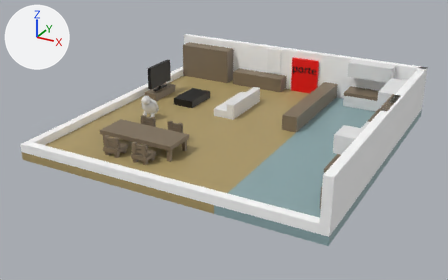
The FBX model assets_graph/Blockout_studio_v1.fbx: old version first, new version second.
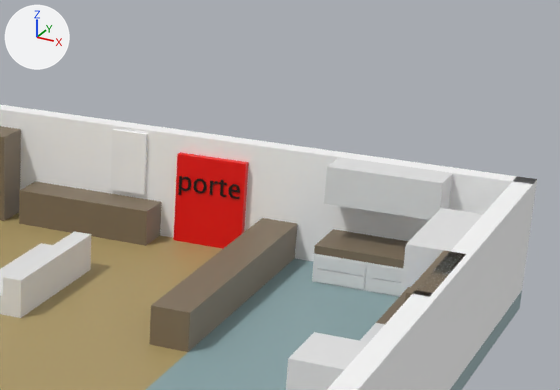
Each version is shown whole from a camera (50 mm lens) standing at (0.1116, -0.1653, 0.0612) and looking at (0.0423, -0.0393, -0.0018), then close up on the part from 50% to 97% of the width and 0% to 52% of the height. Lighting does not change. The marker at upper left points along +X, +Y and +Z. The older version's two pictures come first. Where no turn or scale is listed for an object, it has been applied to the vertices. Vertices at exactly the same position are counted once.

Names of what the first close-up shows: 'Mur1', 'Mur3', 'PLacard_haut', 'PLacard_haut1', 'Solç_cuisine', 'Solç_salon', 'bar2', 'canape', 'cuisine_meuble_tiroirs1', 'meuble_salon', 'meuble_salon1', 'porte1' and 15 more.
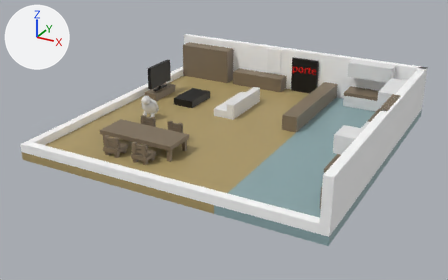
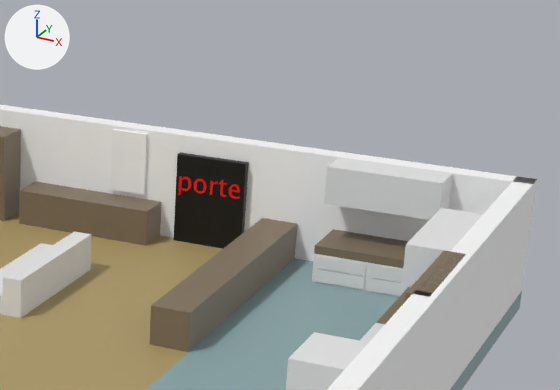
The newer file is also rescaled (x100.0), turned or shifted as a whole; pictures and numbers use the older file's frame.

Changed parts and their boxes (x1, y1, x2, y2) in the close-ups (560 x 390 px):
```json
{"part": 1, "of": "me_mesh_022", "change": "recoloured", "before": [178, 176, 240, 199], "after": [178, 176, 240, 199], "on screen": "lighter"}
{"part": 2, "of": "me_mesh_022", "change": "recoloured", "before": [174, 152, 249, 249], "after": [174, 152, 249, 249], "on screen": "red to black"}
```

Edits to the scene script, one JSON object a line:
```json
{"block": "me_mesh_022", "where": "me_mesh_022.from_pydata(...)  # 1088 vertices, 1198 faces; spans x 0.0..0.008, y -0.00213..0.0, z 0.0..0.01"}
{"block": "me_mesh_022", "where": "# used by ob_porte1; location = (0.044, 0.00121, 0.0)"}
{"block": "me_mesh_022", "change": "me_mesh_022 part 1: all 1192 faces that had it switch from mat_noir (black #000000) to mat_rouge (red #f00000)"}
{"block": "me_mesh_022", "change": "me_mesh_022 part 2: all 6 faces that had it switch from mat_rouge (red #f00000) to mat_noir (black #000000)"}
```
